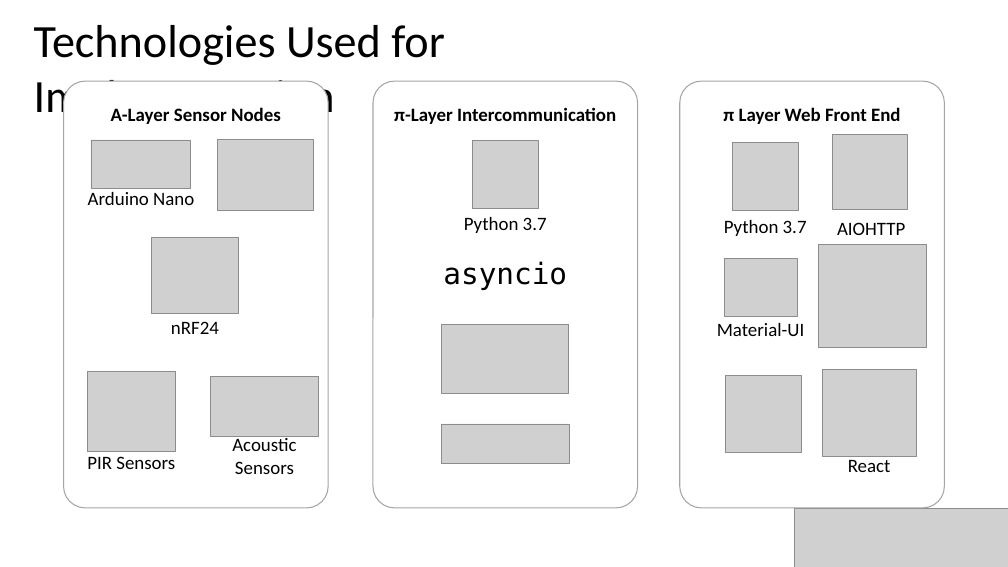
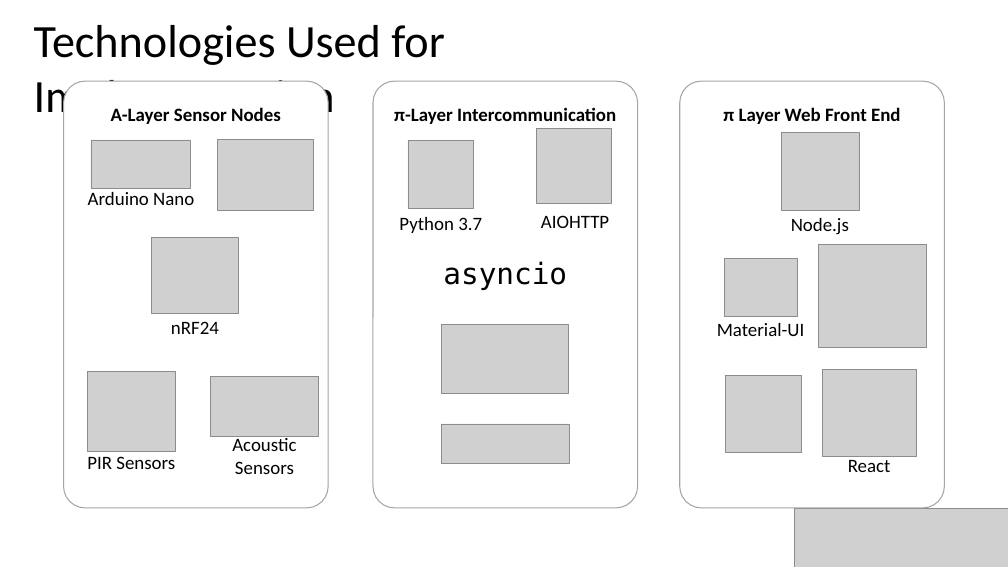
Before and after one commit to gregjhansell97/hive-map, a slide deck: slide 7 of presentation.pptx (slide 6 before the commit). Drawn at 1008x567 pixels with LibreOffice and Linux fonts; fonts in the diff are those of the drawing; grey boxes stand for pictures. Boxes give left, top, right and bottom in pixels: in the first picture for what was removed or moved away, otherwise in the second. Text is boxed around its words. In the diff, an @@ line names an element or a change of style, - is before the commit and + after.

```diff
--- a/presentation.pptx
+++ b/presentation.pptx
@@ picture: place and size @@
-picture at <box>473,140,538,208</box>
+picture at <box>408,140,474,208</box>
@@ picture: place and size @@
-picture at <box>833,135,908,209</box>
+picture at <box>537,129,612,203</box>
@@ picture removed at <box>733,143,799,211</box> @@
@@ picture added at <box>781,132,859,210</box> @@
@@ text "Python 3.7": place and size @@
-text "Python 3.7" at <box>464,217,547,233</box>
+text "Python 3.7" at <box>399,217,482,233</box>
@@ text "AIOHTTP": place and size @@
-text "AIOHTTP" at <box>837,222,905,235</box>
+text "AIOHTTP" at <box>541,215,609,228</box>
@@ text removed at <box>724,220,807,236</box> @@
-Python 3.7
@@ text added at <box>791,218,849,235</box>, 18 pt, text #000000 @@
+Node.js
```
Also in this commit, not shown: 2 other slides changed.
